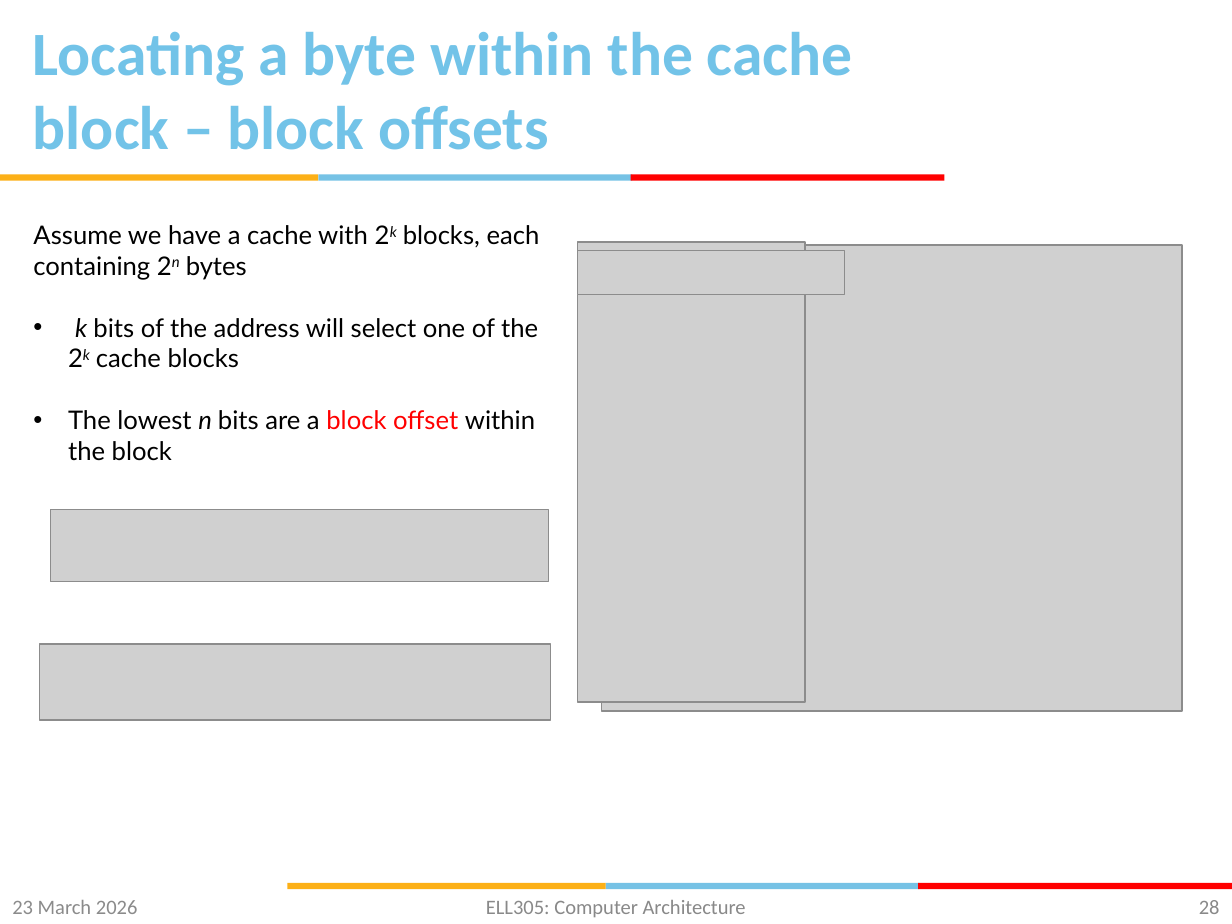
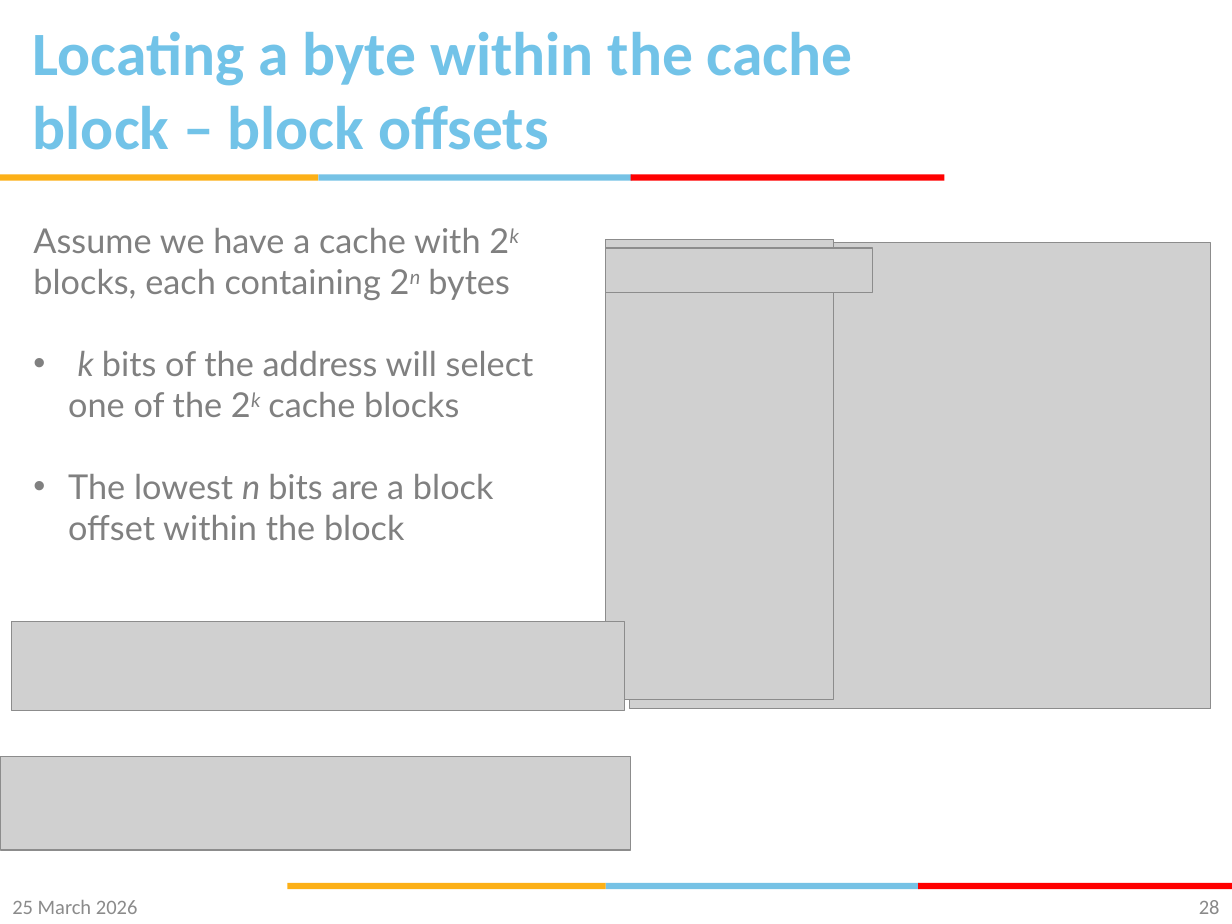
Before and after one commit to gsaurabhr-teaching/csf342-material, a slide deck: slide 28 of Lec-24-29-memory.pptx. Drawn at 1232x924 pixels with LibreOffice and Linux fonts; fonts in the diff are those of the drawing; grey boxes stand for pictures; background and template pictures are left out. Boxes give left, top, right and bottom in pixels: in the first picture for what was removed or moved away, otherwise in the second. Text is boxed around its words. In the diff, an @@ line names an element or a change of style, - is before the commit and + after.

Commit message:
direct mapped caches

```diff
--- a/Lec-24-29-memory.pptx
+++ b/Lec-24-29-memory.pptx
@@ text "Assume we have a cache ..." at box(33, 228, 534, 540): size 15 to 20 pt, text colour #000000 to #808080; text colour #FF0000 to #808080 in "block offset" @@
@@ 3 pictures: place and size @@
-3 pictures at box(578, 241, 1181, 711)
+3 pictures at box(606, 240, 1210, 708)
@@ picture: place and size @@
-picture at box(51, 510, 548, 583)
+picture at box(11, 622, 625, 711)
@@ picture: place and size @@
-picture at box(39, 644, 551, 721)
+picture at box(0, 756, 630, 850)
@@ text at box(12, 900, 138, 914): text changed @@
-23 March 2026
+25 March 2026
@@ text removed at box(486, 900, 746, 917) @@
-ELL305: Computer Architecture
```
Also in this commit, not shown: 70 other slides changed.
